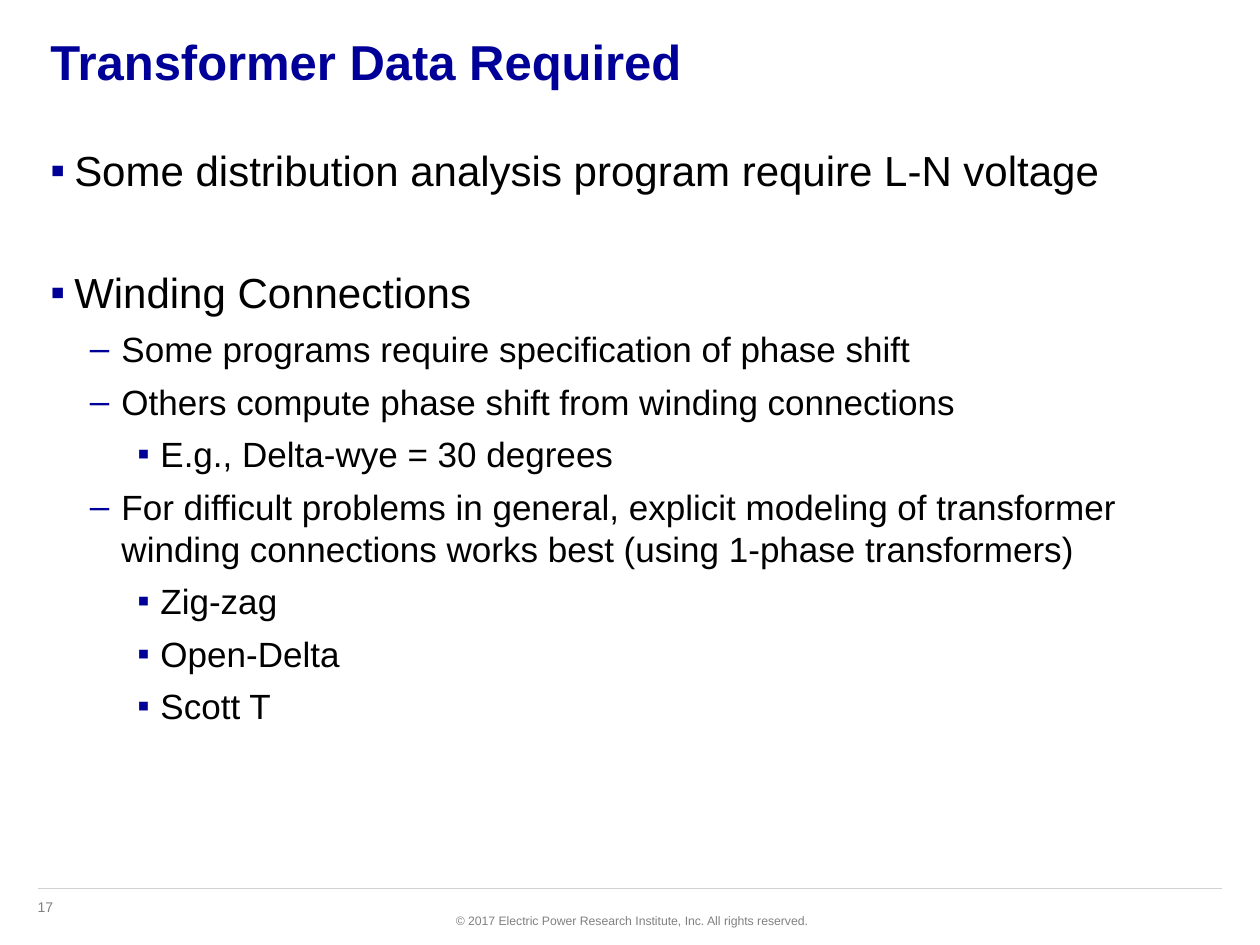
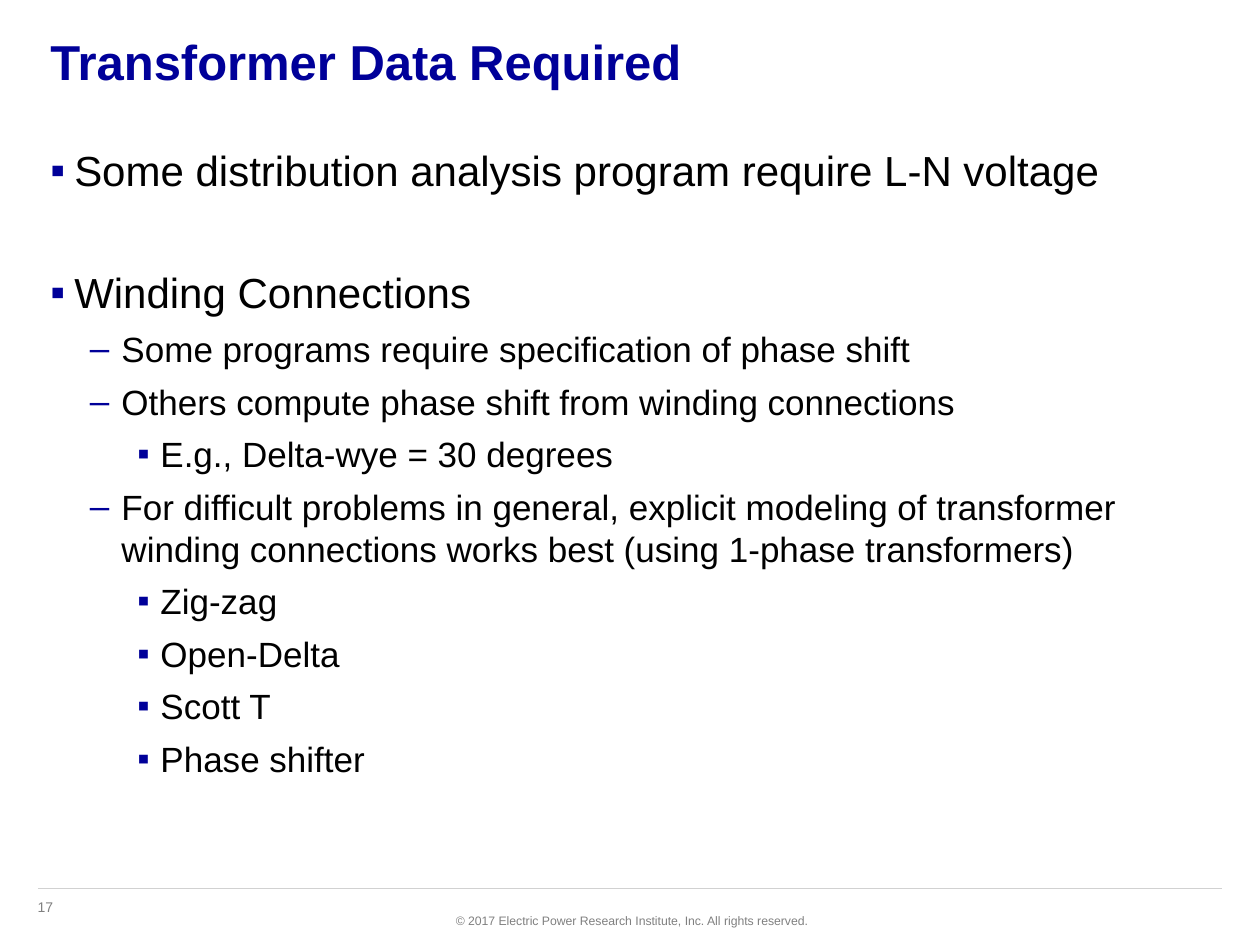
Before and after one commit to dss-extensions/opendss-svn-mirror, a slide deck: slide 17 of trunk/Training/GAPQ2017/PPT/13 Transformer Model.pptx. Drawn at 1260x945 pixels with LibreOffice and Linux fonts; fonts in the diff are those of the drawing; background and template pictures are left out. Boxes give left, top, right and bottom in pixels: in the first picture for what was removed or moved away, otherwise in the second. Text is boxed around its words. In the diff, an @@ line names an element or a change of style, - is before the commit and + after.

```diff
--- a/trunk/Training/GAPQ2017/PPT/13 Transformer Model.pptx
+++ b/trunk/Training/GAPQ2017/PPT/13 Transformer Model.pptx
@@ text at [160,746,364,773]: paragraph added @@
+    ▪ Phase shifter
```
Also in this commit, not shown: 7 other slides changed, 4 other files.
